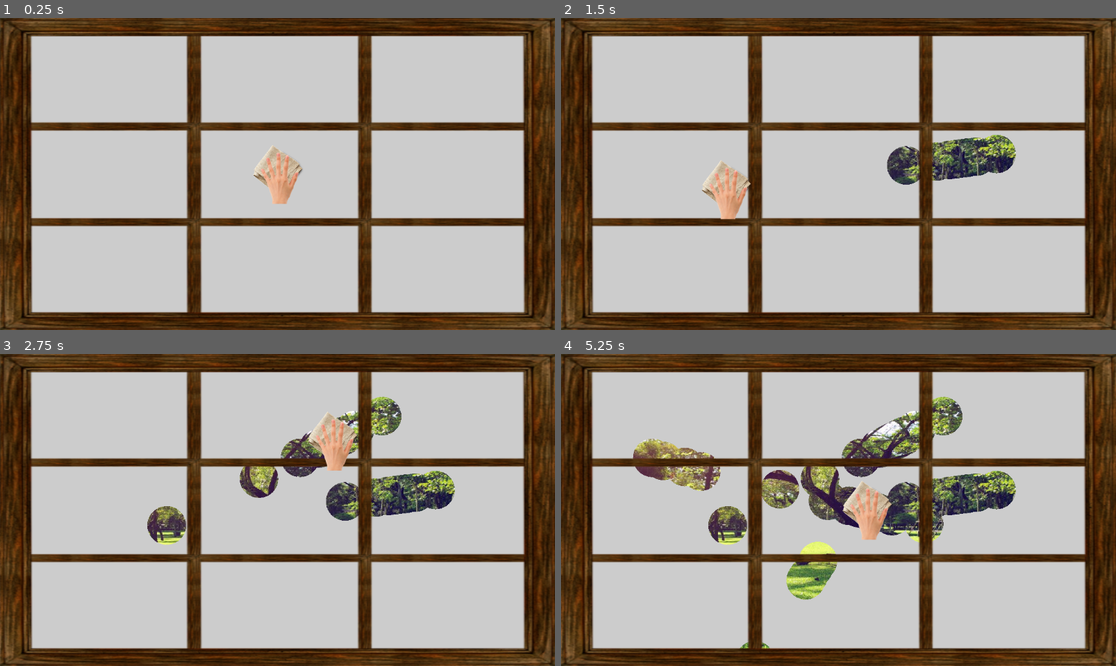
Above: before the commit, frames 1-4 (two rows, left to right).
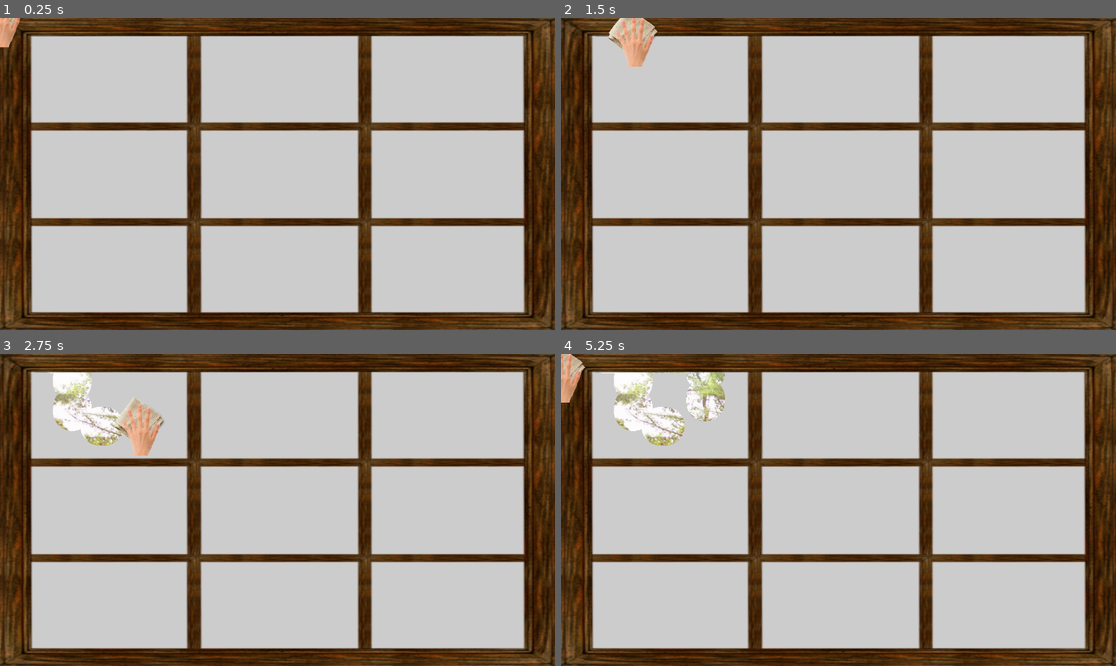
Above: after the commit, the same moments.

Repository: m-rizqi/stroke-rehabilitation-game
Game: Godot game, scene res://scenes/main.tscn
Two runs of this game, one before a commit and one after it. Both use one fixed random seed, a clock stepped at 60 frames per second and the inputs below.
Inputs (mouse positions are in pixels of both pictures, inside the frame that each line leads up to):
- Up to frame 1 (0.25 s): no input
- Up to frame 2 (1.5 s): tap Enter (ui_accept) at 0.5, 0.77, 0.8, 1.07, 1.35 s; move the mouse to (960, 158) at 0.52 s; press the mouse at (960, 158) at 0.53 s; hold Right (ui_right) 0.53-1.28 s; move the mouse to (727, 189) at 1.27 s; release the mouse at (727, 189) at 1.28 s; hold Down (ui_down) from 1.28 s (still down)
- Up to frame 3 (2.75 s): tap Enter (ui_accept) at 1.52, 1.82, 2.3 s; click (166, 525) at 1.55 s; move the mouse to (333, 441) at 2.02 s; release Down (ui_down) at 2.03 s; press the mouse at (333, 441) at 2.03 s; hold Right (ui_right) from 2.03 s (still down)
- Up to frame 4 (5.25 s): move the mouse to (810, 572) at 2.77 s; release Right (ui_right) at 2.78 s; release the mouse at (810, 572) at 2.78 s; hold Up (ui_up) 2.78-3.53 s; click (810, 572) at 2.85 s; tap Enter (ui_accept) at 3.02, 3.32, 4.52, 4.82 s; move the mouse to (1005, 556) at 3.52 s; hold Enter (ui_accept) 3.53-4.28 s; hold Left (ui_left) 3.53-5.03 s; move the mouse to (672, 463) at 4.27 s; click (672, 463) at 4.35 s; move the mouse to (866, 510) at 5.02 s; press the mouse at (866, 510) at 5.03 s; hold Down (ui_down) from 5.03 s (still down)

The runs differ from the first frame. In frame 1, 1.2% of the frame differs, in the area x 0-55%, y 0-60%; in frame 2, 4.2%; in frame 3, 8.5%; in frame 4, 14%, in the area x 0-82%, y 0-95%.

Commit message:
update: change from mouse to arrow key input

Diff:
--- a/window-cleaning-game/project.godot
+++ b/window-cleaning-game/project.godot
@@ -1,3 +1,11 @@
+; Engine configuration file.
+; It's best edited using the editor UI and not directly,
+; since the parameters that go here are not all obvious.
+;
+; Format:
+;   [section] ; section goes between []
+;   param=value ; assign values to parameters
+
 config_version=5
 
 [application]
--- a/window-cleaning-game/scenes/hand.gd
+++ b/window-cleaning-game/scenes/hand.gd
@@ -18,13 +18,24 @@
 		print("Dust node not found!")
 
 func _physics_process(delta: float) -> void:
-	# Move the hand towards the mouse position
-	var vel := (get_global_mouse_position() - global_position) * 100
-	velocity = vel
+	var vel := Vector2.ZERO
+
+	# Arrow key input for controlling the hand
+	if Input.is_action_pressed("ui_right"):
+		vel.x += 1
+	if Input.is_action_pressed("ui_left"):
+		vel.x -= 1
+	if Input.is_action_pressed("ui_down"):
+		vel.y += 1
+	if Input.is_action_pressed("ui_up"):
+		vel.y -= 1
+
+	# Normalize and multiply velocity to set the hand speed
+	velocity = vel.normalized() * 200  # Adjust the speed as necessary
 	move_and_slide()
 
-	# If left click or Enter is pressed, "erase" dust
-	if Input.is_action_pressed("click"):
+	# If space is pressed, "erase" dust
+	if Input.is_action_pressed("ui_accept"):  # Space key mapped as 'ui_accept'
 		erase_dust()
 
 func erase_dust() -> void:
